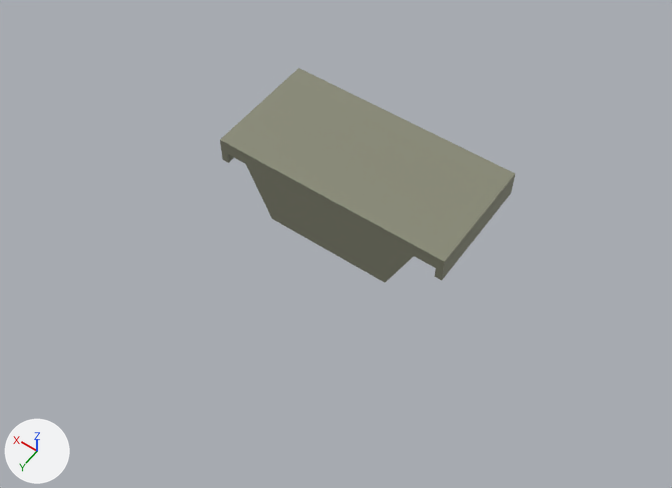
The FBX model unity/Assets/Models/Paths/p462/body_elevated.fbx, before and after one commit.
Before and after are seen from a 50 mm camera at (-6.57, 11.39, 12.77) aimed at (-0.31, 2.63, -1.0). Every picture has the same lights, and +X, +Y and +Z are marked at lower left. The older version comes first. Where no turn or scale is listed for an object, it has been applied to the vertices. Vertices at exactly the same position are counted once.

Names of what the first picture shows: 'p462_body_elevated'.
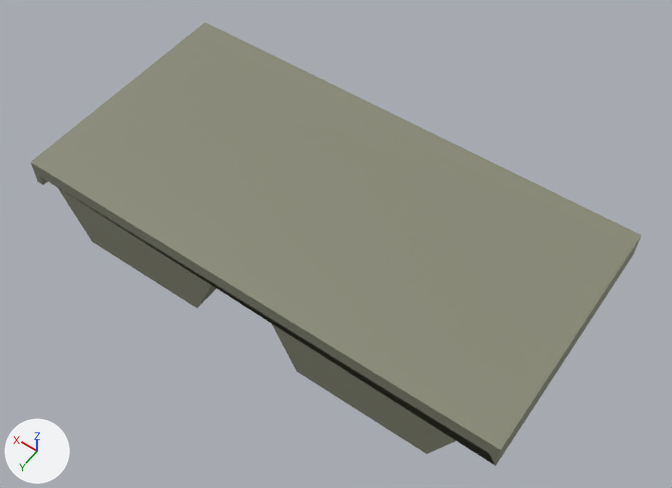
Pixel boxes (x1, y1, x2, y2) of what changed, in the pictures (672 x 488 px; the box of a moved part takes in the faces that stretch with it):
```json
{"object": "p462_body_elevated", "change": "reshaped", "before": [220, 68, 515, 283], "after": [31, 22, 641, 466], "on screen": "106% wider, 106% taller"}
{"part": 1, "of": "me_p412_body", "change": "moved or reshaped", "before": [246, 164, 414, 283], "after": [269, 318, 463, 454]}
{"part": 2, "of": "me_p412_body", "change": "added", "after": [57, 187, 217, 308]}
{"part": 3, "of": "me_p412_body", "change": "rebuilt", "before": [220, 68, 515, 280], "after": [31, 22, 641, 466], "on screen": "106% wider, 109% taller"}
```

The change, as JSON lines over the scene's bpy script:
```json
{"block": "me_p412_body", "where": "# used by ob_p462_body_elevated; location = (0.0, 0.0, 0.0)"}
{"op": "remove", "block": "me_p412_body", "code": "me_p412_body.from_pydata(...)  # 28 vertices, 24 faces; spans x -2.5..2.5, y 0.0..2.5, z -1.55..0.0"}
{"op": "add", "block": "me_p412_body", "code": "me_p412_body.from_pydata(...)  # 32 vertices, 32 faces; spans x -5.0..5.0, y 0.0..5.0, z -1.55..0.0"}
{"block": "me_p412_body", "change": "me_p412_body part 1: the loose piece of 8 vertices spanning x -1.9..1.9, y 0.0..2.5, z -1.55..-0.3 is scaled about its middle by (1, 2, 1), then moved by (-2.5, 1.25, 0.0)"}
{"block": "me_p412_body", "change": "me_p412_body part 2: the loose piece of 8 vertices spanning x -1.9..1.9, y 0.0..2.5, z -1.55..-0.3 is copied, and the copy is scaled about its middle by (1, 2, 1), then moved by (2.5, 1.25, 0.0); it spans x 0.6..4.4, y 0.0..5.0, z -1.55..-0.3"}
{"block": "me_p412_body", "change": "me_p412_body part 3: the loose piece of 20 vertices spanning x -2.5..2.5, y 0.0..2.5, z -0.55..0.0 is rebuilt with 16 vertices and now spans x -5.0..5.0, y 0.0..5.0, z -0.55..0.0"}
```
